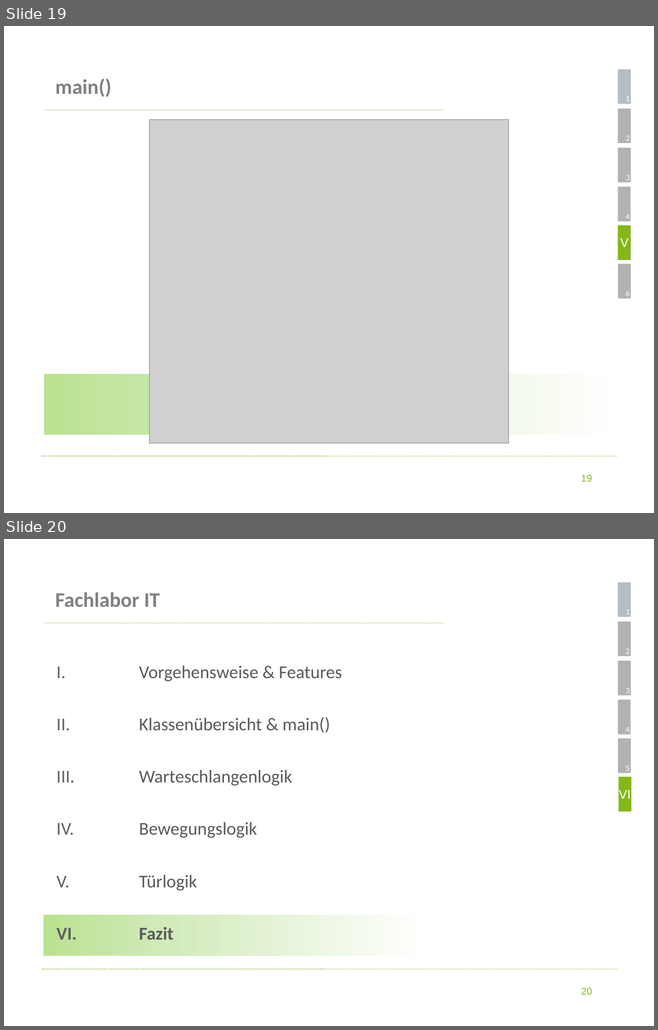
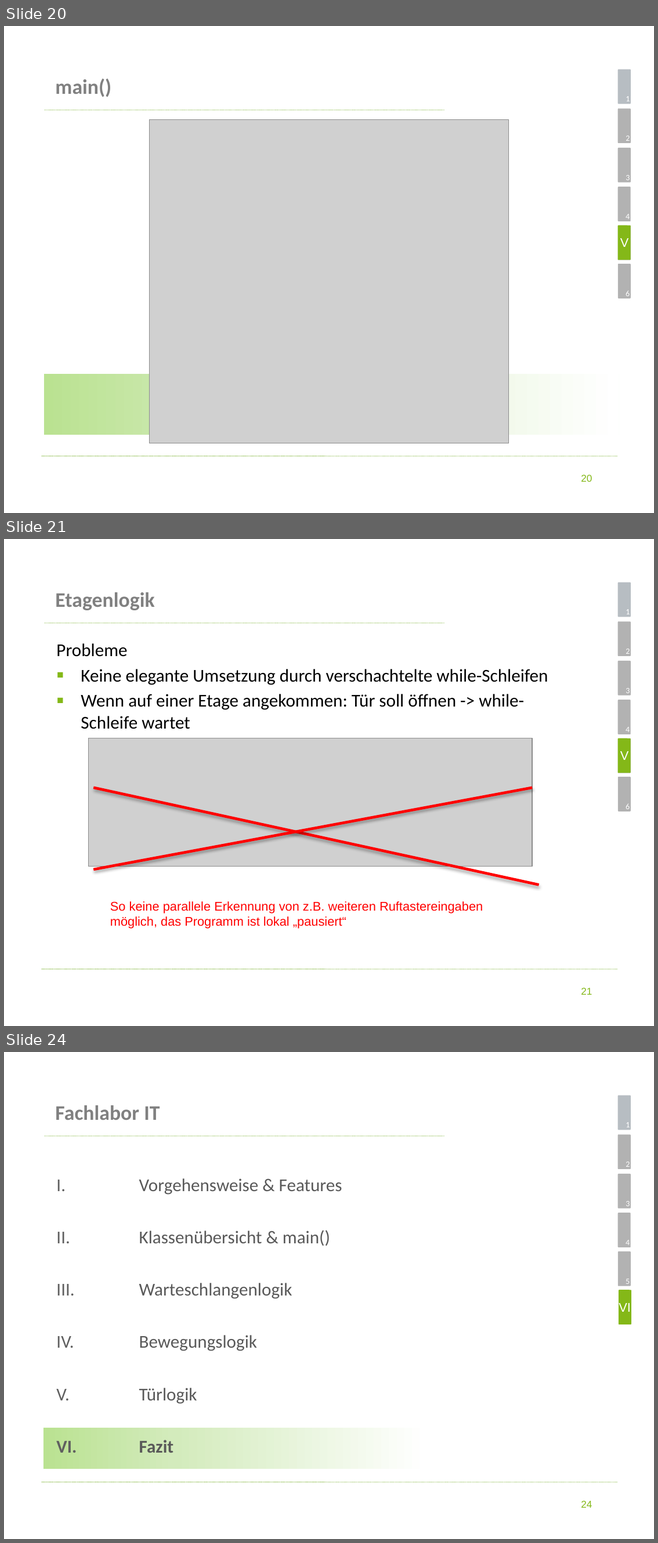
Before and after one commit to koeni90/elevatorUML, a slide deck: Präsentation.pptx. Shown one above the other, each under a label of ours: slides 19 and 20 before the commit, slides 20, 21 and 24 after it; the slides between them are not shown. The pictures are 658x1030 and 658x1543 pixels, drawn with LibreOffice and Linux fonts; fonts in the diff are those of the drawing; grey boxes stand for pictures; background and template pictures are left out. Boxes give left, top, right and bottom in pixels: in the first picture for what was removed or moved away, otherwise in the second. Text is boxed around its words. In the diff, an @@ line names an element or a change of style, - is before the commit and + after.

Commit message:
Kapitel 5 Etagenlogik

```diff
--- a/Präsentation.pptx
+++ b/Präsentation.pptx
@@ slide 21 added at (4, 539, 654, 1026), background #FFFFFF; not listed: 14 template elements that a slide beside it also shows @@
@@ title added at (55, 592, 154, 610), 23 pt, text #808080, bold @@
+Etagenlogik
@@ text added at (56, 643, 547, 729), 20 pt, text #000000 @@
+Probleme
+▪ Keine elegante Umsetzung durch verschachtelte while-Schleifen
+  ▪ Wenn auf einer Etage angekommen: Tür soll öffnen -> while-Schleife wartet
@@ picture added at (89, 739, 532, 866) @@
@@ rounded rectangle added at (617, 739, 630, 773), fill #84B818 @@
@@ text added at (620, 751, 629, 760), 14 pt, text #FFFFFF @@
+V
@@ line added from (94, 788) to (539, 885), #FF0000 3 pt @@
@@ line added from (94, 870) to (532, 788), #FF0000 3 pt @@
@@ text added at (110, 901, 482, 929), 14 pt, text #FF0000 @@
+So keine parallele Erkennung von z.B. weiteren Ruftastereingaben möglich, das Programm ist lokal „pausiert“
@@ page number added at (581, 988, 592, 995), 11 pt, text #84B818 @@
+21
@@ what was slide 19 is now slide 20 @@
@@ page number at (581, 475, 592, 482): text changed @@
-19
+20
@@ what was slide 20 is now slide 24 @@
@@ page number at (581, 1501, 592, 1508): text changed @@
-20
+24
```
Also in this commit, not shown: 3 other slides added.
